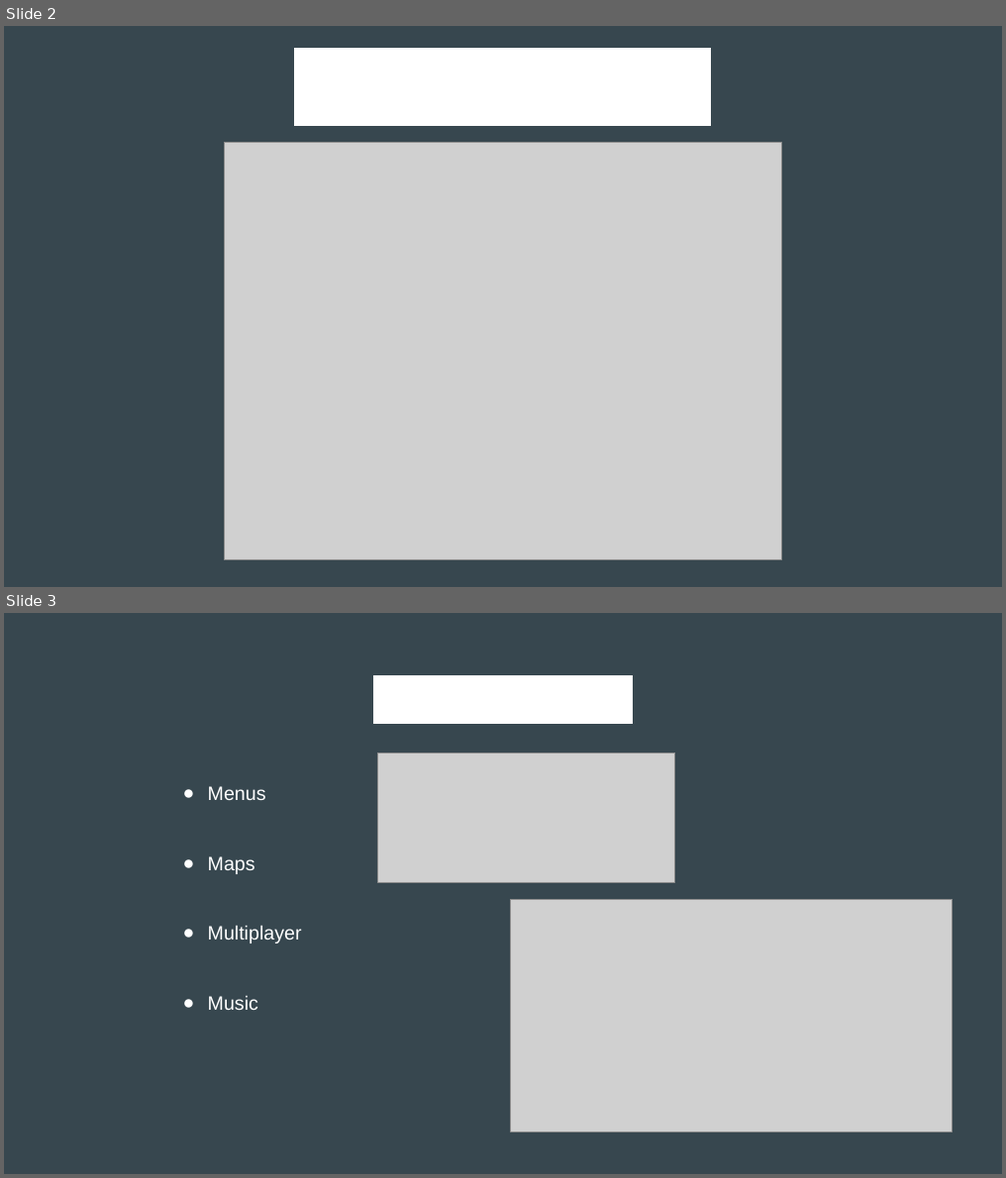
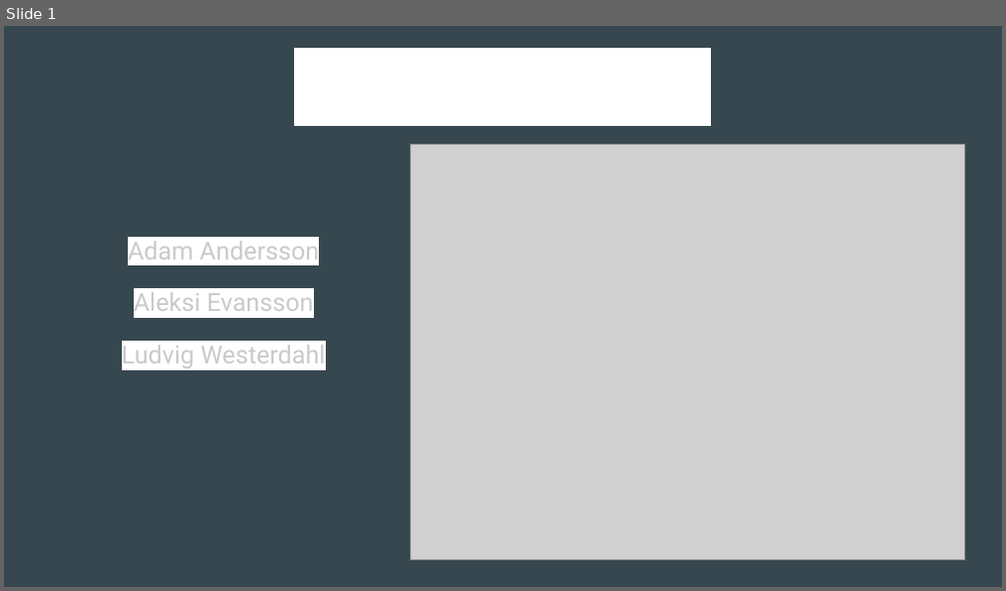
Before and after one commit to allerulez/ctf, a slide deck: TDDD63 - Perspective in Computer Science and Computer Engineering.odp. Shown one above the other, each under a label of ours: slides 2 and 3 before the commit, slide 1 after it. The pictures are 1006x1178 and 1006x591 pixels, drawn with LibreOffice and Linux fonts; fonts in the diff are those of the drawing; grey boxes stand for pictures. Boxes give left, top, right and bottom in pixels: in the first picture for what was removed or moved away, otherwise in the second. Text is boxed around its words. In the diff, an @@ line names an element or a change of style, - is before the commit and + after.

```diff
--- a/TDDD63 - Perspective in Computer Science and Computer Engineering.odp
+++ b/TDDD63 - Perspective in Computer Science and Computer Engineering.odp
@@ slide 3 removed at [4,613,1002,1174], background #37474F @@
@@ title removed at [373,670,633,725] @@
-Starting a game
@@ picture removed at [378,753,675,882] @@
@@ text removed at [208,786,302,1010] @@
-● Menus
-● Maps
-● Multiplayer
-● Music
@@ picture removed at [511,899,952,1132] @@
@@ what was slide 2 is now slide 1 @@
@@ slide 1 changed as well @@
@@ picture: place and size @@
-picture at [225,143,781,561]
+picture at [410,145,965,561]
@@ text added at [122,237,326,369], 18 pt, text #CACACA @@
+Adam Andersson
+Aleksi Evansson
+Ludvig Westerdahl
```
Also in this commit, not shown: 1 other slide changed, 3 slides added, 2 other slides removed, 2 other files.
